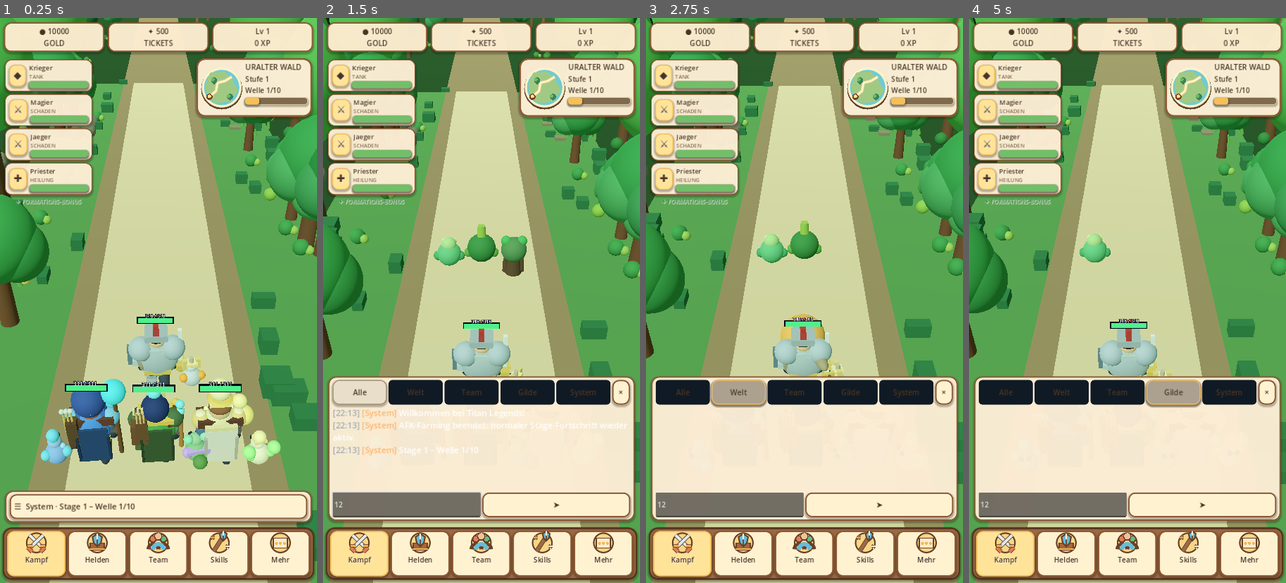
Above: before the commit, frames 1-4 (left to right).
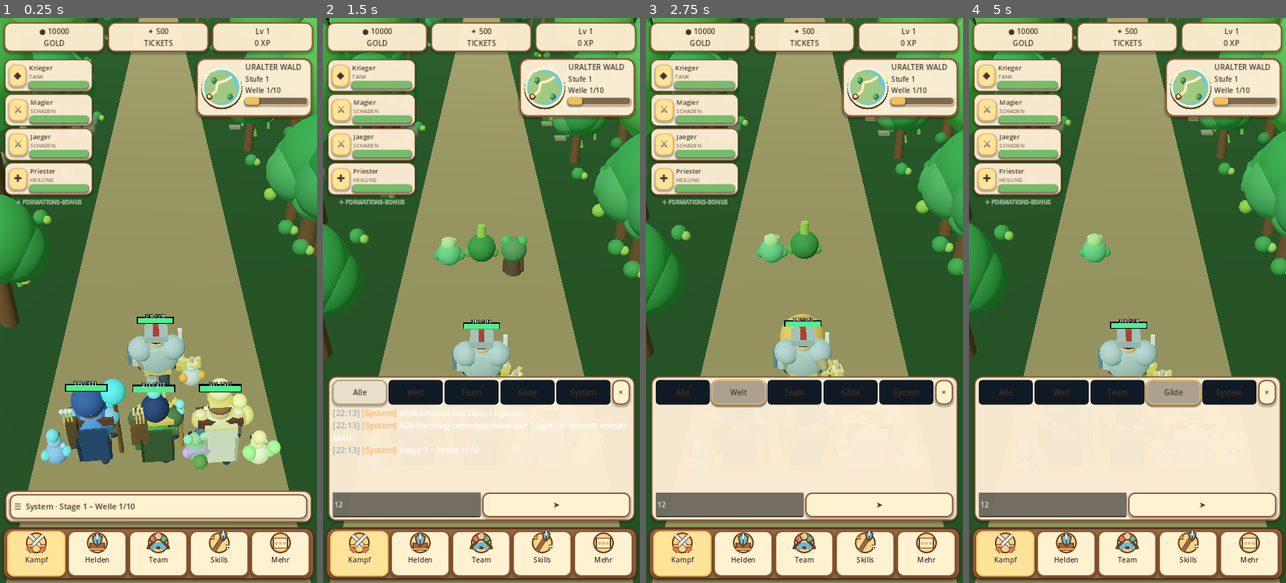
Above: after the commit, the same moments.

Repository: xynewageyx/TitanLegend
Game: Godot game, scene res://scenes/main.tscn
Two runs of this game, one before a commit and one after it. Both use one fixed random seed, a clock stepped at 60 frames per second and the inputs below.
Inputs (mouse positions are in pixels of both pictures, inside the frame that each line leads up to):
- Up to frame 1 (0.25 s): no input
- Up to frame 2 (1.5 s): click "☰ System · Stage 1 – Welle 1/…" at 0.5 s; click (405, 503) at 1.27 s; type "12" at 1.35 s
- Up to frame 3 (2.75 s): click "Welt" at 2 s
- Up to frame 4 (5 s): click "Alle" at 2.75 s; click "Team" at 3.5 s; click "Gilde" at 4.25 s

The runs differ from the first frame. In frame 1, 41% of the frame differs, in the area x 0-100%, y 10-100%; in frame 2, 31%; in frame 3, 32%; in frame 4, 33%.

Commit message:
Avoid duplicate terrain by retaining existing ten-element BiomeManager

Diff:
--- a/scenes/main.tscn
+++ b/scenes/main.tscn
@@ -8,7 +8,6 @@
 [ext_resource type="Script" path="res://scripts/skill_menu.gd" id="7"]
 [ext_resource type="Script" path="res://scripts/talent_menu.gd" id="8"]
 [ext_resource type="Script" path="res://scripts/world_transition.gd" id="9"]
-[ext_resource type="Script" path="res://scripts/procedural_battle_lane.gd" id="10"]
 [sub_resource type="Environment" id="Environment_1"]
 background_mode = 1
 background_color = Color(0.04, 0.12, 0.08, 1)
@@ -28,9 +27,6 @@
 script = ExtResource("1")
 environment_node = NodePath("../WorldEnvironment")
 sun_light = NodePath("../Sun")
-[node name="BattleLandscape" type="Node3D" parent="."]
-script = ExtResource("10")
-
 [node name="TeamFormation" type="Node3D" parent="."]
 position = Vector3(0, 0, 3)
 script = ExtResource("2")
Not shown: 1 places in scenes/main.tscn that only renumber resources
